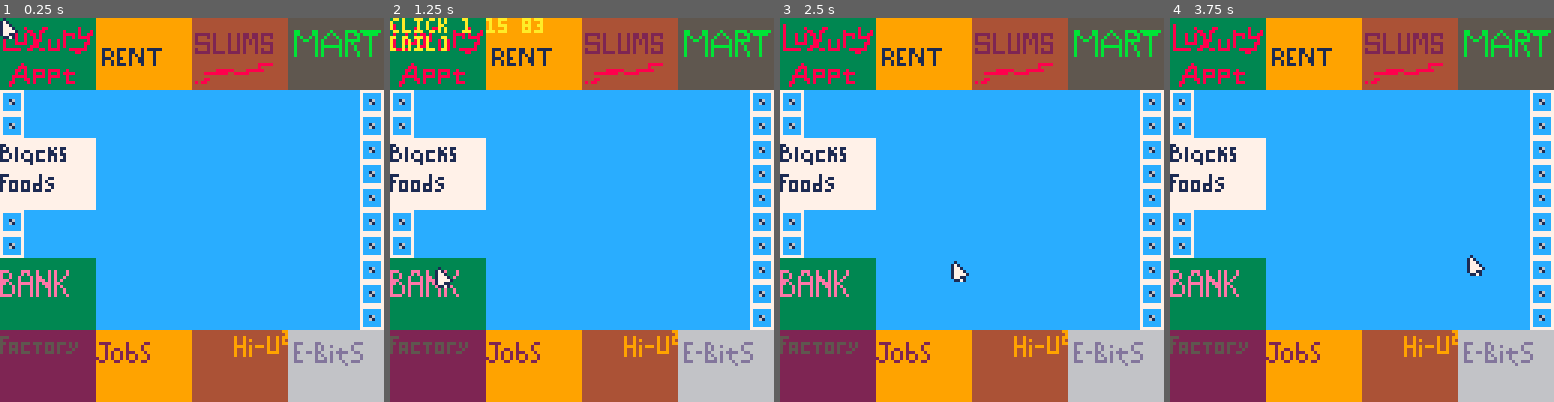
Above: before the commit, frames 1-4 (left to right).
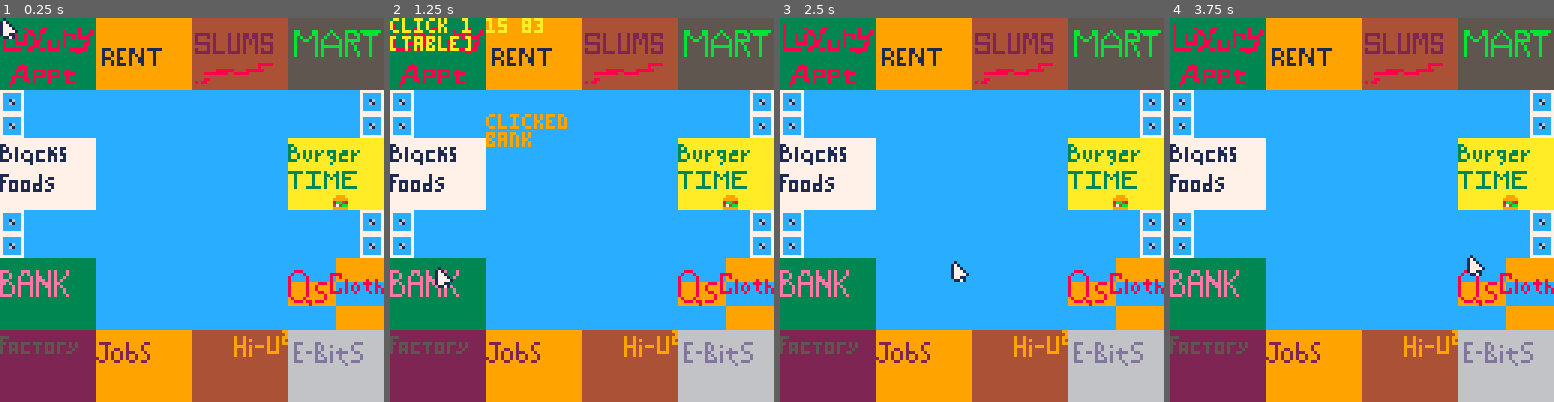
Above: after the commit, the same moments.

Repository: brettski/pico-8
Game: PICO-8 cartridge jones_poc.p8
The game is run twice, just before and just after one commit, with the same random seed, the same clock (stepped at 60 frames per second) and the same inputs.
Inputs (mouse positions are in pixels of both pictures, inside the frame that each line leads up to):
- Up to frame 1 (0.25 s): no input
- Up to frame 2 (1.25 s): click (670, 121) at 0.67 s; click (436, 267) at 1.22 s
- Up to frame 3 (2.5 s): click (887, 114) at 1.77 s; click (952, 259) at 2.32 s
- Up to frame 4 (3.75 s): click (1404, 106) at 2.87 s; click (1465, 256) at 3.42 s

The runs differ from the first frame. In frame 1, 7.4% of the frame differs, in the area x 75-100%, y 31-82%; in frame 2, 8.4%, in the area x 3-100%, y 4-82%; in frame 3, 7.4%; in frame 4, 7.4%.

Commit message:
save work

Diff:
--- a/jones_poc.p8
+++ b/jones_poc.p8
@@ -62,18 +62,18 @@
 
 function prop_clicked(
 	prop,_mx,_my)
- return prop.x1 < _mx and
-        prop.y1 < _my and
-    				_mx < prop.x2 and
-        _my < prop.y2
+ return prop.x1 <= _mx and
+        prop.y1 <= _my and
+    				_mx <= prop.x2 and
+        _my <= prop.y2
 end
 
 function check_props_click()
  for pp in all(props) do
-  if pp.x1 < mx and
-     pp.y1 < my and
-    	mx < pp.x2 and
-     my < pp.y2 then
+  if pp.x1 <= mx and
+     pp.y1 <= my and
+    	mx <= pp.x2 and
+     my <= pp.y2 then
    return pp
   end
  end
@@ -88,6 +88,18 @@
 	 64,0,95,23)
 	add_prop("mart",
 	 96,0,127,23)
+	add_prop("factory",
+	 0,104,31,127)
+	add_prop("jobs r us",
+	 32,104,63,127)
+	add_prop("hi-u-squared",
+	 64,104,95,127)
+	add_prop("e-bits",
+	 96,104,127,127)
+	add_prop("black's",
+	 0,40,31,63)
+	add_prop("bank",
+	 0,80,31,103)
 end
 
 
@@ -222,16 +234,16 @@
 dcdddedfd8d9dadbd4d5d6d7d0d1d2d300000000000000000000000000000000000000000000000000000000000000000000000000000000000000000000000000000000000000000000000000000000000000000000000000000000000000000000000000000000000000000000000000000000000000000000000000000000
 ecedeeefe8e9eaebe4e5e6e7e0e1e2e300000000000000000000000000000000000000000000000000000000000000000000000000000000000000000000000000000000000000000000000000000000000000000000000000000000000000000000000000000000000000000000000000000000000000000000000000000000
 fcfdfefff8f9fafbf4f5f6f7f0f1f2f300000000000000000000000000000000000000000000000000000000000000000000000000000000000000000000000000000000000000000000000000000000000000000000000000000000000000000000000000000000000000000000000000000000000000000000000000000000
-8f00000000000000000000000000008f00000000000000000000000000000000000000000000000000000000000000000000000000000000000000000000000000000000000000000000000000000000000000000000000000000000000000000000000000000000000000000000000000000000000000000000000000000000
-8f00000000000000000000000000008f00000000000000000000000000000000000000000000000000000000000000000000000000000000000000000000000000000000000000000000000000000000000000000000000000000000000000000000000000000000000000000000000000000000000000000000000000000000
-7475767700000000000000000000008f00000000000000000000000000000000000000000000000000000000000000000000000000000000000000000000000000000000000000000000000000000000000000000000000000000000000000000000000000000000000000000000000000000000000000000000000000000000
-8485868700000000000000000000008f00000000000000000000000000000000000000000000000000000000000000000000000000000000000000000000000000000000000000000000000000000000000000000000000000000000000000000000000000000000000000000000000000000000000000000000000000000000
-9495969700000000000000000000008f00000000000000000000000000000000000000000000000000000000000000000000000000000000000000000000000000000000000000000000000000000000000000000000000000000000000000000000000000000000000000000000000000000000000000000000000000000000
-8f00000000000000000000000000008f00000000000000000000000000000000000000000000000000000000000000000000000000000000000000000000000000000000000000000000000000000000000000000000000000000000000000000000000000000000000000000000000000000000000000000000000000000000
-8f00000000000000000000000000008f00000000000000000000000000000000000000000000000000000000000000000000000000000000000000000000000000000000000000000000000000000000000000000000000000000000000000000000000000000000000000000000000000000000000000000000000000000000
-7071727300000000000000000000008f00000000000000000000000000000000000000000000000000000000000000000000000000000000000000000000000000000000000000000000000000000000000000000000000000000000000000000000000000000000000000000000000000000000000000000000000000000000
-8081828300000000000000000000008f00000000000000000000000000000000000000000000000000000000000000000000000000000000000000000000000000000000000000000000000000000000000000000000000000000000000000000000000000000000000000000000000000000000000000000000000000000000
-9091929300000000000000000000008f00000000000000000000000000000000000000000000000000000000000000000000000000000000000000000000000000000000000000000000000000000000000000000000000000000000000000000000000000000000000000000000000000000000000000000000000000000000
+4f00000000000000000000000000004f00000000000000000000000000000000000000000000000000000000000000000000000000000000000000000000000000000000000000000000000000000000000000000000000000000000000000000000000000000000000000000000000000000000000000000000000000000000
+4f00000000000000000000000000004f00000000000000000000000000000000000000000000000000000000000000000000000000000000000000000000000000000000000000000000000000000000000000000000000000000000000000000000000000000000000000000000000000000000000000000000000000000000
+74757677000000000000000078797a7b00000000000000000000000000000000000000000000000000000000000000000000000000000000000000000000000000000000000000000000000000000000000000000000000000000000000000000000000000000000000000000000000000000000000000000000000000000000
+84858687000000000000000088898a8b00000000000000000000000000000000000000000000000000000000000000000000000000000000000000000000000000000000000000000000000000000000000000000000000000000000000000000000000000000000000000000000000000000000000000000000000000000000
+94959697000000000000000098999a9b00000000000000000000000000000000000000000000000000000000000000000000000000000000000000000000000000000000000000000000000000000000000000000000000000000000000000000000000000000000000000000000000000000000000000000000000000000000
+4f00000000000000000000000000004f00000000000000000000000000000000000000000000000000000000000000000000000000000000000000000000000000000000000000000000000000000000000000000000000000000000000000000000000000000000000000000000000000000000000000000000000000000000
+4f00000000000000000000000000004f00000000000000000000000000000000000000000000000000000000000000000000000000000000000000000000000000000000000000000000000000000000000000000000000000000000000000000000000000000000000000000000000000000000000000000000000000000000
+7071727300000000000000007c7d7e7f00000000000000000000000000000000000000000000000000000000000000000000000000000000000000000000000000000000000000000000000000000000000000000000000000000000000000000000000000000000000000000000000000000000000000000000000000000000
+8081828300000000000000008c8d8e8f00000000000000000000000000000000000000000000000000000000000000000000000000000000000000000000000000000000000000000000000000000000000000000000000000000000000000000000000000000000000000000000000000000000000000000000000000000000
+9091929300000000000000009c9d9e9f00000000000000000000000000000000000000000000000000000000000000000000000000000000000000000000000000000000000000000000000000000000000000000000000000000000000000000000000000000000000000000000000000000000000000000000000000000000
 a0a1a2a3a4a5a6a7a8a9aaabacadaeaf00000000000000000000000000000000000000000000000000000000000000000000000000000000000000000000000000000000000000000000000000000000000000000000000000000000000000000000000000000000000000000000000000000000000000000000000000000000
 b0b1b2b3b4b5b6b7b8b9babbbcbdbebf00000000000000000000000000000000000000000000000000000000000000000000000000000000000000000000000000000000000000000000000000000000000000000000000000000000000000000000000000000000000000000000000000000000000000000000000000000000
 c0c1c2c3c4c5c6c7c8c9cacbcccdcecf00000000000000000000000000000000000000000000000000000000000000000000000000000000000000000000000000000000000000000000000000000000000000000000000000000000000000000000000000000000000000000000000000000000000000000000000000000000
Not shown, changed: 32 lines of the sprite sheet (__gfx__) section of jones_poc.p8
